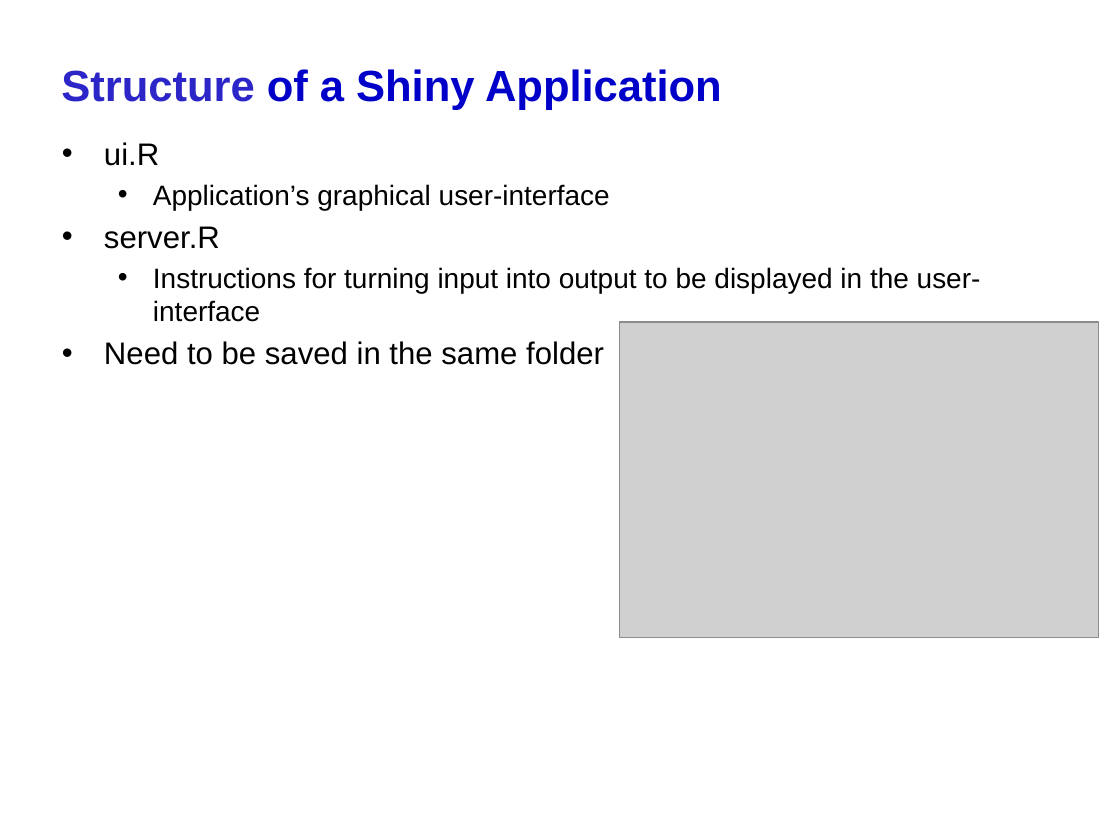
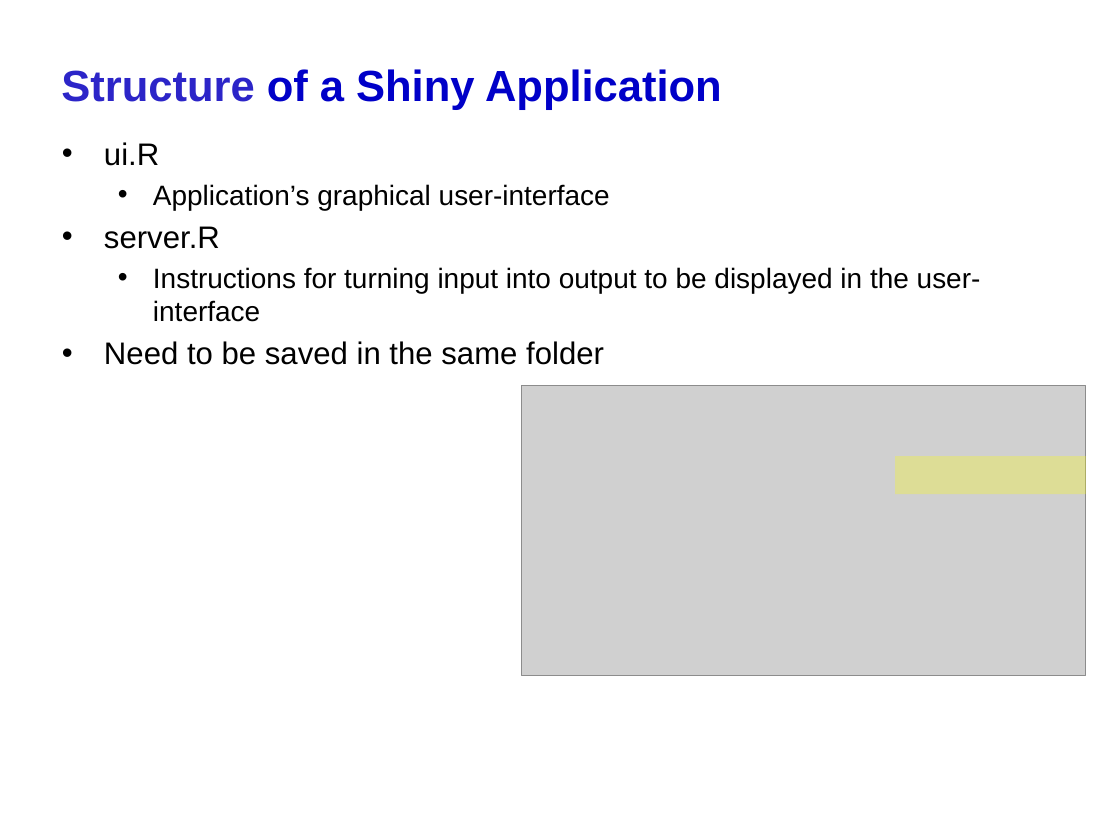
Before and after one commit to jhhughes256/shiny-paganz, a slide deck: slide 6 of man_slides_theory.pptx (slide 7 before the commit). Drawn at 1120x840 pixels with LibreOffice and Linux fonts; fonts in the diff are those of the drawing; grey boxes stand for pictures; background and template pictures are left out. Boxes give left, top, right and bottom in pixels: in the first picture for what was removed or moved away, otherwise in the second. Text is boxed around its words. In the diff, an @@ line names an element or a change of style, - is before the commit and + after.

```diff
--- a/man_slides_theory.pptx
+++ b/man_slides_theory.pptx
@@ picture: place and size @@
-picture at <box>619,323,1099,638</box>
+picture at <box>522,385,1086,675</box>
@@ rectangle added at <box>895,456,1085,494</box>, fill #FFFF00 at 28% opacity @@
```
Also in this commit, not shown: 5 other slides changed, 2 slides added, 2 slides removed, 3 other files.
